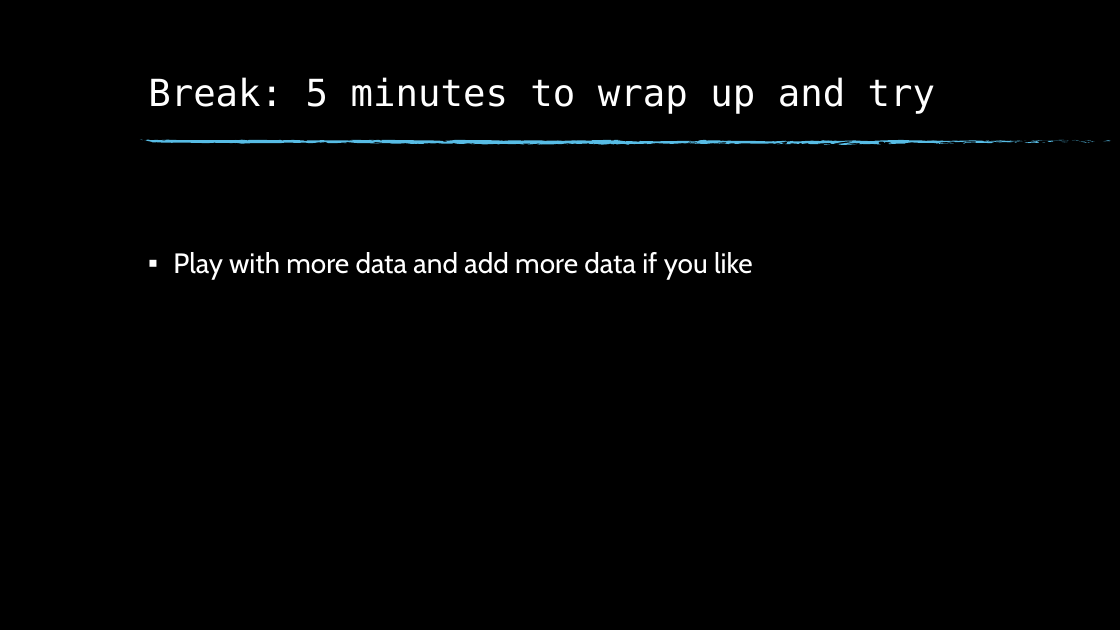
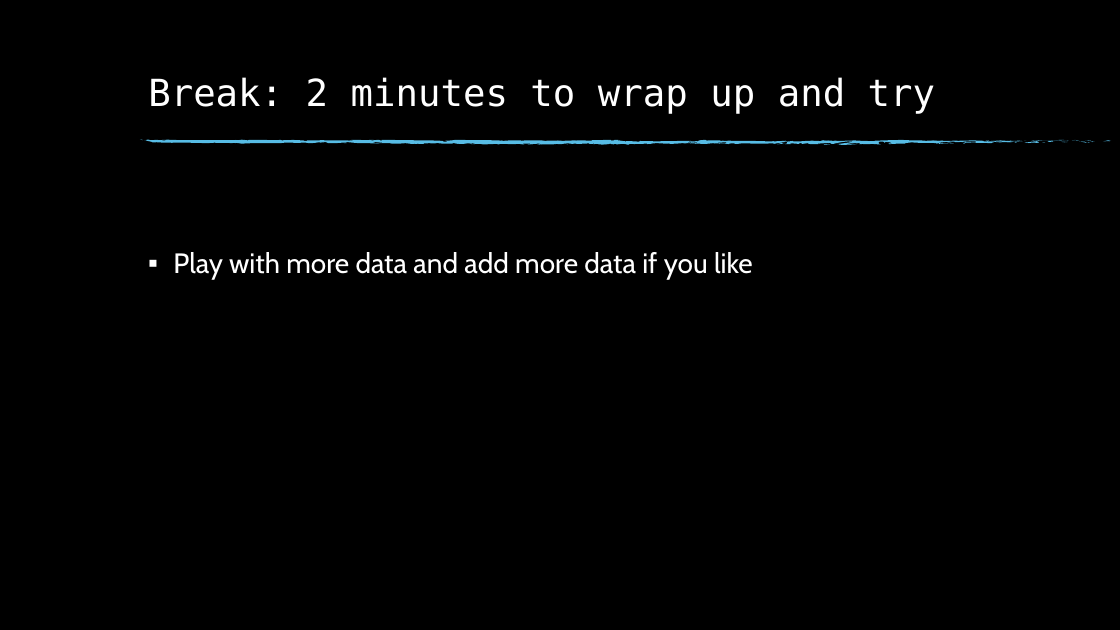
Before and after one commit to dinesh19aug/rasa-workshop, a slide deck: slide 27 of Natural Language Processing Workshop.pptx (slide 28 before the commit). Drawn at 1120x630 pixels with LibreOffice and Linux fonts; fonts in the diff are those of the drawing; background and template pictures are left out. Boxes give left, top, right and bottom in pixels: in the first picture for what was removed or moved away, otherwise in the second. Text is boxed around its words. In the diff, an @@ line names an element or a change of style, - is before the commit and + after.

```diff
--- a/Natural Language Processing Workshop.pptx
+++ b/Natural Language Processing Workshop.pptx
@@ title at [148,77,935,114]: text changed @@
-Break: 5 minutes to wrap up and try
+Break: 2 minutes to wrap up and try
```
Also in this commit, not shown: 4 other slides changed, 1 slide removed, 1 other file.
